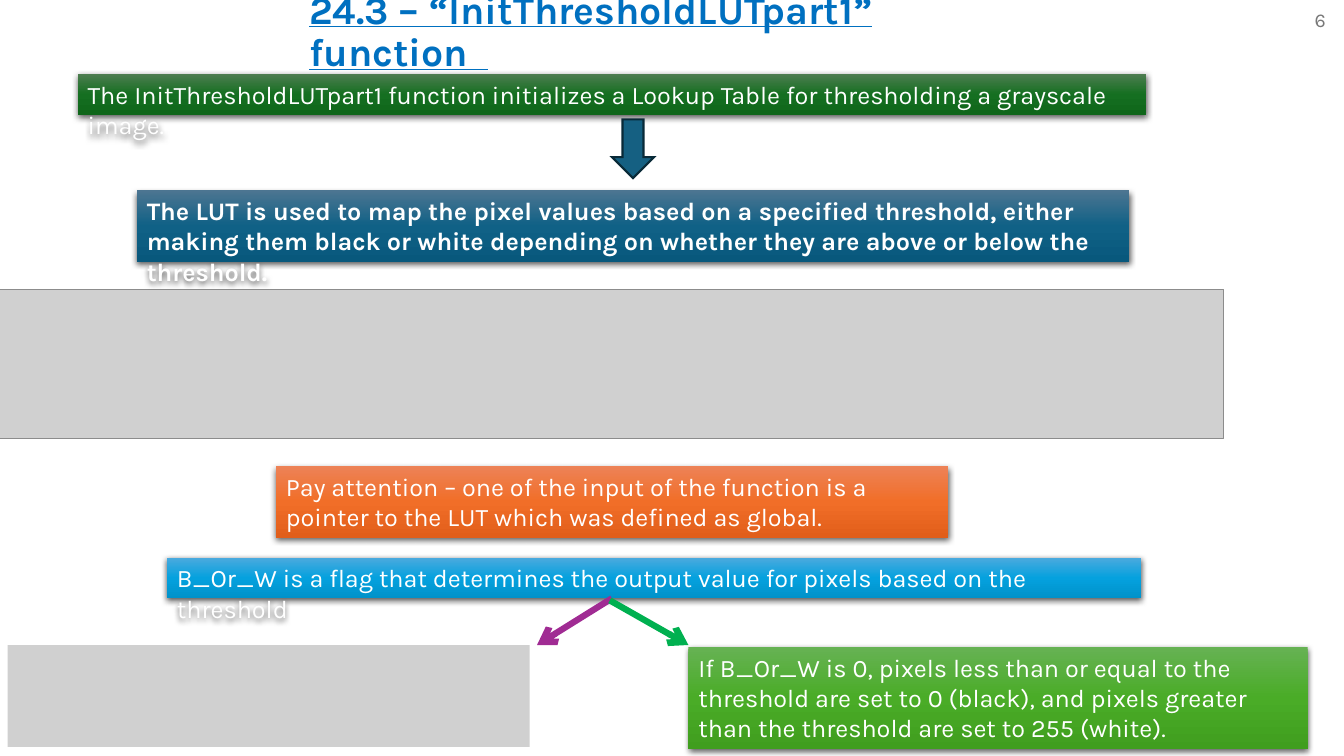
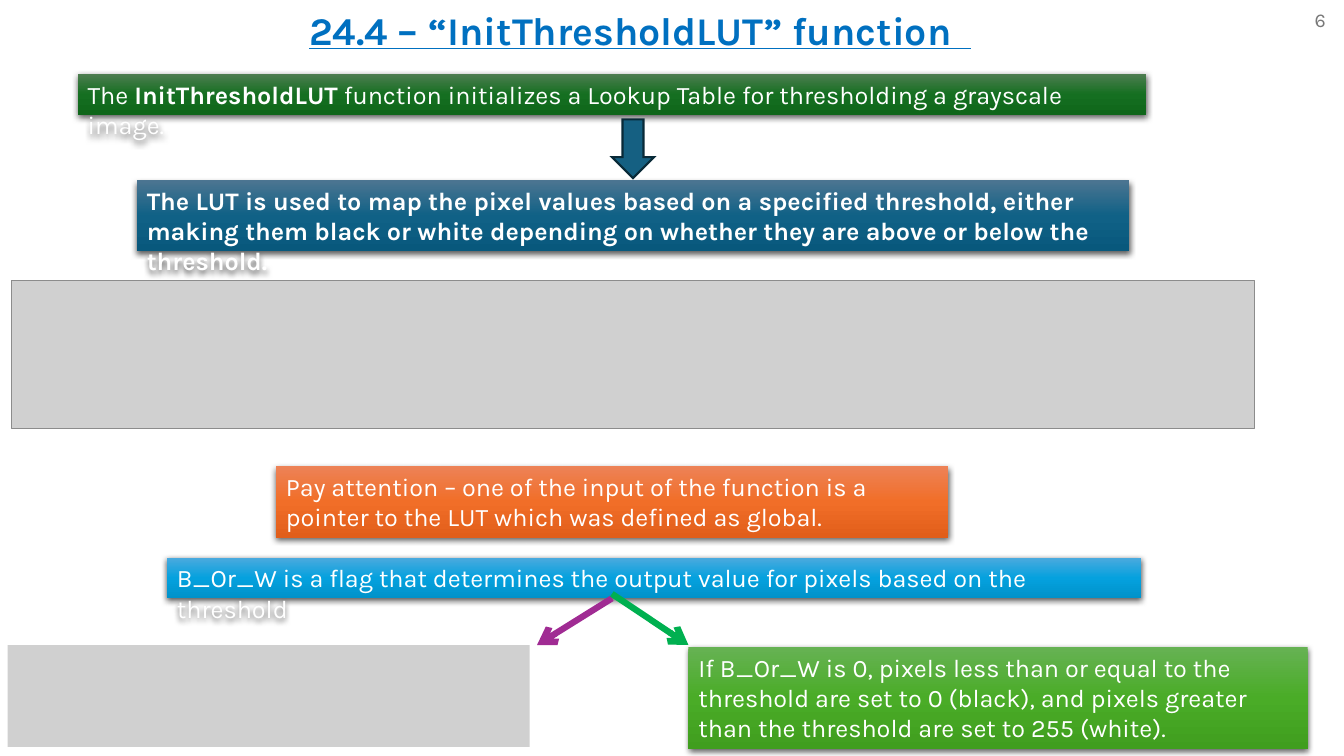
Before and after one commit to omripony/image-processing, a slide deck: slide 6 of labs/lab24- waiting for grade/version 1/1950-2210-7939-ImPr24-1.pptx. Drawn at 1344x756 pixels with LibreOffice and Linux fonts; fonts in the diff are those of the drawing; grey boxes stand for pictures. Boxes give left, top, right and bottom in pixels: in the first picture for what was removed or moved away, otherwise in the second. Text is boxed around its words. In the diff, an @@ line names an element or a change of style, - is before the commit and + after.

```diff
--- a/labs/lab24- waiting for grade/version 1/1950-2210-7939-ImPr24-1.pptx
+++ b/labs/lab24- waiting for grade/version 1/1950-2210-7939-ImPr24-1.pptx
@@ text at (309,17,952,49): text changed @@
-24.3 – “InitThresholdLUTpart1” function
+24.4 – “InitThresholdLUT” function
@@ text in rectangle at (88,86,1062,110): text changed @@
-The InitThresholdLUTpart1 function initializes a Lookup Table for thresholding a grayscale image.
+The InitThresholdLUT function initializes a Lookup Table for thresholding a grayscale image.
@@ rectangle "The LUT is used to ...": place and size @@
-rectangle "The LUT is used to ..." at (137,191,1130,262)
+rectangle "The LUT is used to ..." at (137,180,1130,252)
@@ picture: place and size @@
-picture at (0,289,1224,439)
+picture at (11,280,1255,429)
@@ arrow moved from (610, 601) - (689, 645) to (612, 594) - (689, 645) @@
```
Also in this commit, not shown: 9 other slides changed, 3 slides added, 2 slides removed, 31 other files.
